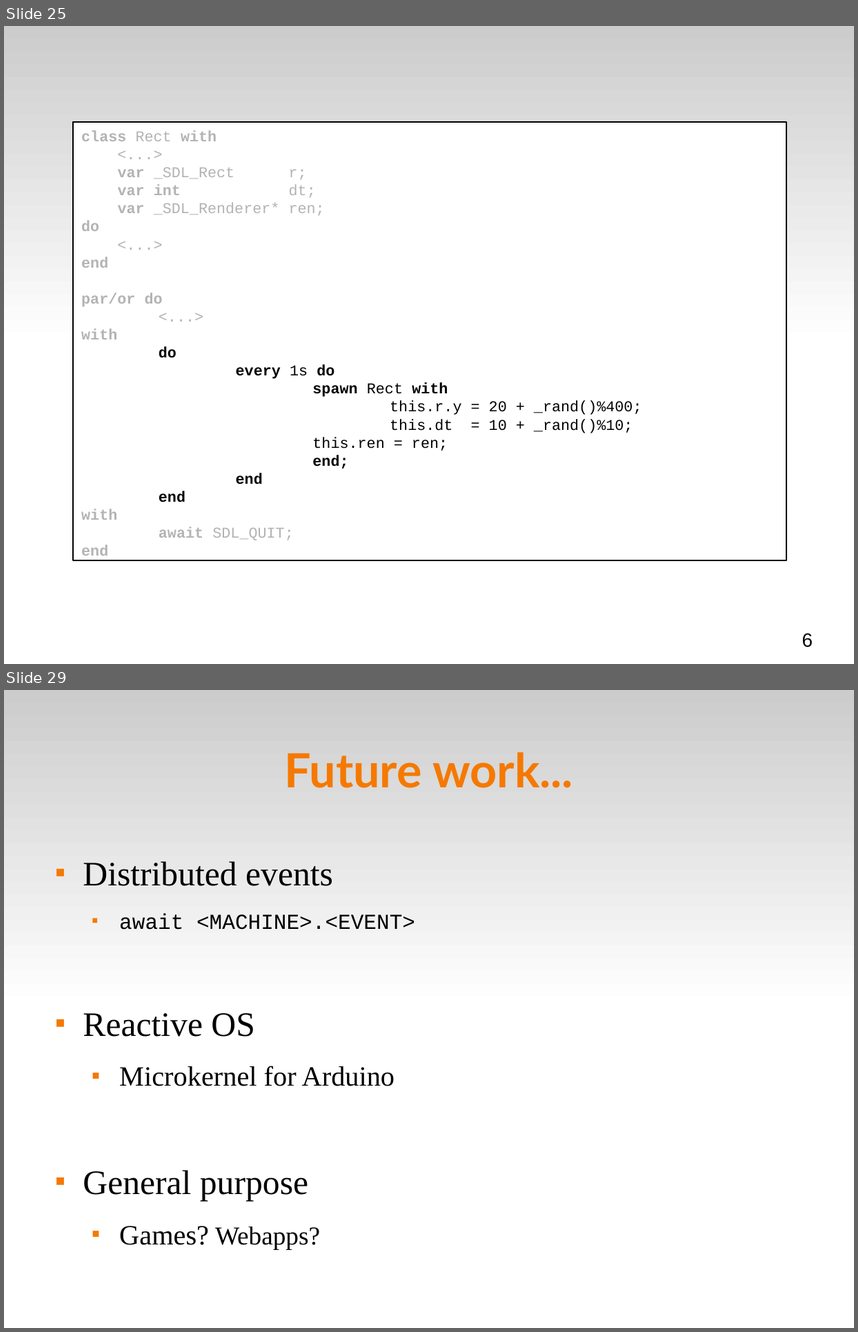
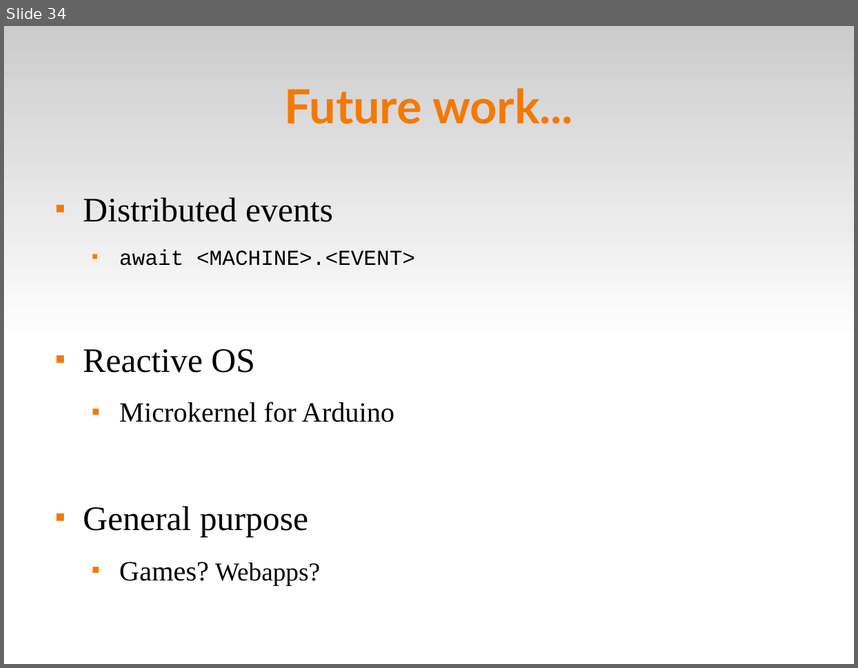
Before and after one commit to fsantanna-no/ceu-docs, a slide deck: ceu_seminarios.odp. Shown one above the other, each under a label of ours: slides 25 and 29 before the commit, slide 34 after it; the slides between them are not shown. The pictures are 858x1332 and 858x668 pixels, drawn with LibreOffice and Linux fonts; fonts in the diff are those of the drawing. Boxes give left, top, right and bottom in pixels: in the first picture for what was removed or moved away, otherwise in the second. Text is boxed around its words. In the diff, an @@ line names an element or a change of style, - is before the commit and + after.

```diff
--- a/ceu_seminarios.odp
+++ b/ceu_seminarios.odp
@@ slide 25 removed at <box>4,26,854,664</box>, background #FFFFFF; not listed: 1 template element that a slide beside it also shows @@
@@ rectangle removed at <box>74,123,787,561</box> @@
-class Rect with
-<...>
-var _SDL_Rect r;
-var int dt;
-var _SDL_Renderer* ren;
-do
-<...>
-end
-par/or do
-<...>
-with
-do
-every 1s do
-spawn Rect with
-this.r.y = 20 + _rand()%400;
-this.dt = 10 + _rand()%10;
-this.ren = ren;
-end;
-end
-end
-with
-await SDL_QUIT;
-end
@@ text removed at <box>802,633,813,647</box> @@
-6
@@ what was slide 29 is now slide 34 @@
```
Also in this commit, not shown: 5 slides changed, 46 slides added, 15 other slides removed, 1 other file.
